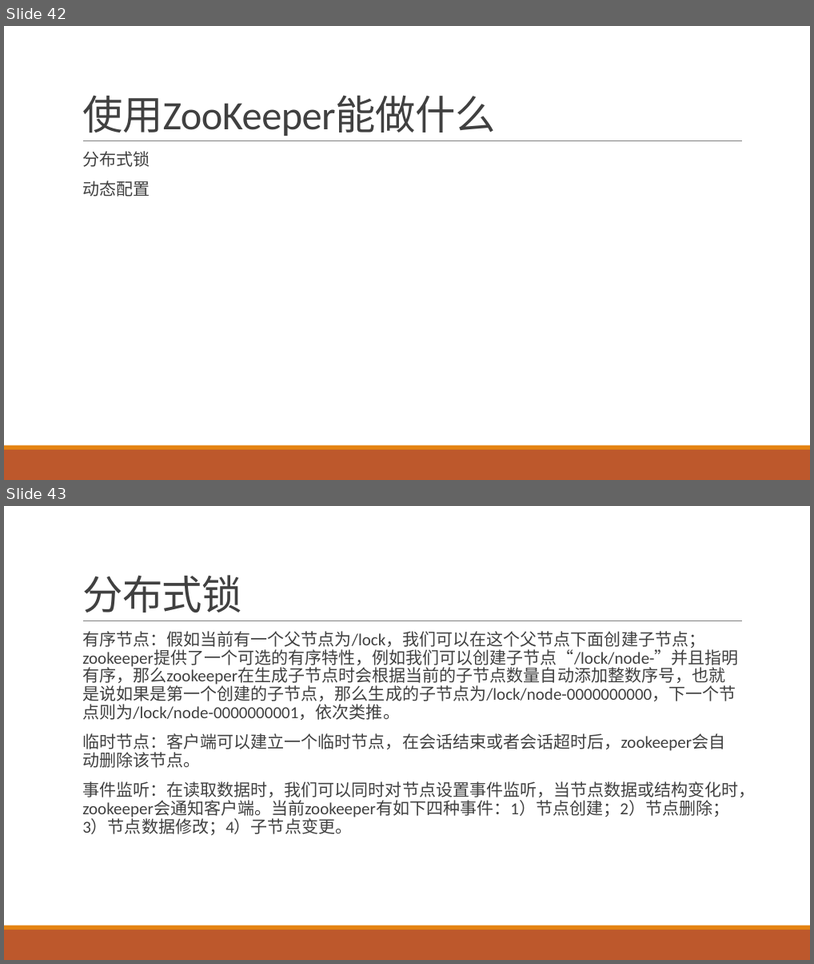
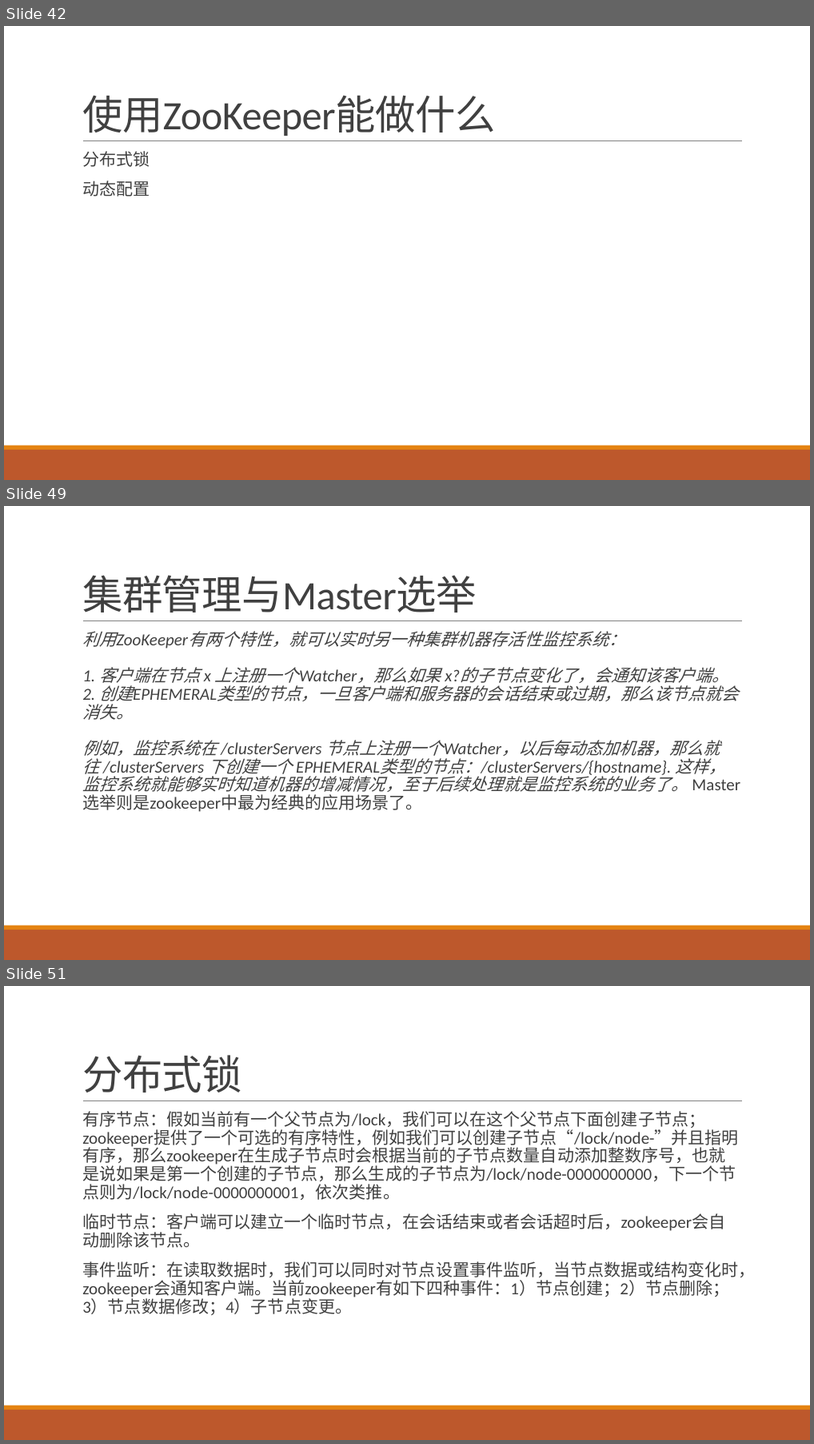
Before and after one commit to airuitian/MicroService, a slide deck: middlerware/Zookeeper介绍与实战.pptx. Shown one above the other, each under a label of ours: slides 42 and 43 before the commit, slides 42, 49 and 51 after it; the slides between them are not shown. The pictures are 814x964 and 814x1444 pixels, drawn with LibreOffice and Linux fonts; fonts in the diff are those of the drawing. Boxes give left, top, right and bottom in pixels: in the first picture for what was removed or moved away, otherwise in the second. Text is boxed around its words. In the diff, an @@ line names an element or a change of style, - is before the commit and + after.

```diff
--- a/middlerware/Zookeeper介绍与实战.pptx
+++ b/middlerware/Zookeeper介绍与实战.pptx
@@ slide 49 added at bbox=[4, 506, 810, 960], background #FFFFFF; not listed: 3 template elements that a slide beside it also shows @@
@@ title added at bbox=[82, 575, 477, 612], 48 pt, text #404040 @@
+集群管理与Master选举
@@ text added at bbox=[82, 631, 738, 812], 20 pt, text #404040, italic @@
+  利用ZooKeeper有两个特性，就可以实时另一种集群机器存活性监控系统：
+  1. 客户端在节点 x 上注册一个Watcher，那么如果 x?的子节点变化了，会通知该客户端。
+  2. 创建EPHEMERAL类型的节点，一旦客户端和服务器的会话结束或过期，那么该节点就会消失。
+  例如，监控系统在 /clusterServers 节点上注册一个Watcher，以后每动态加机器，那么就往 /clusterServers 下创建一个 EPHEMERAL类型的节点：/clusterServers/{hostname}. 这样，监控系统就能够实时知道机器的增减情况，至于后续处理就是监控系统的业务了。 Master选举则是zookeeper中最为经典的应用场景了。
@@ what was slide 43 is now slide 51 @@
```
Also in this commit, not shown: 2 slides changed, 6 other slides added.
